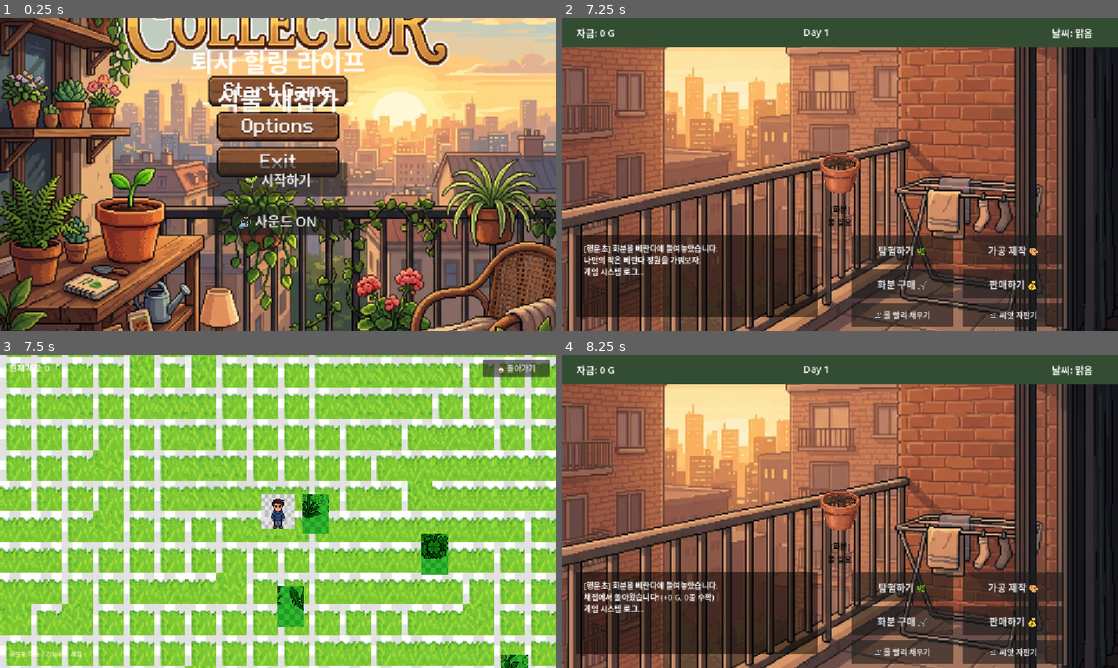
Above: before the commit, frames 1-4 (two rows, left to right).
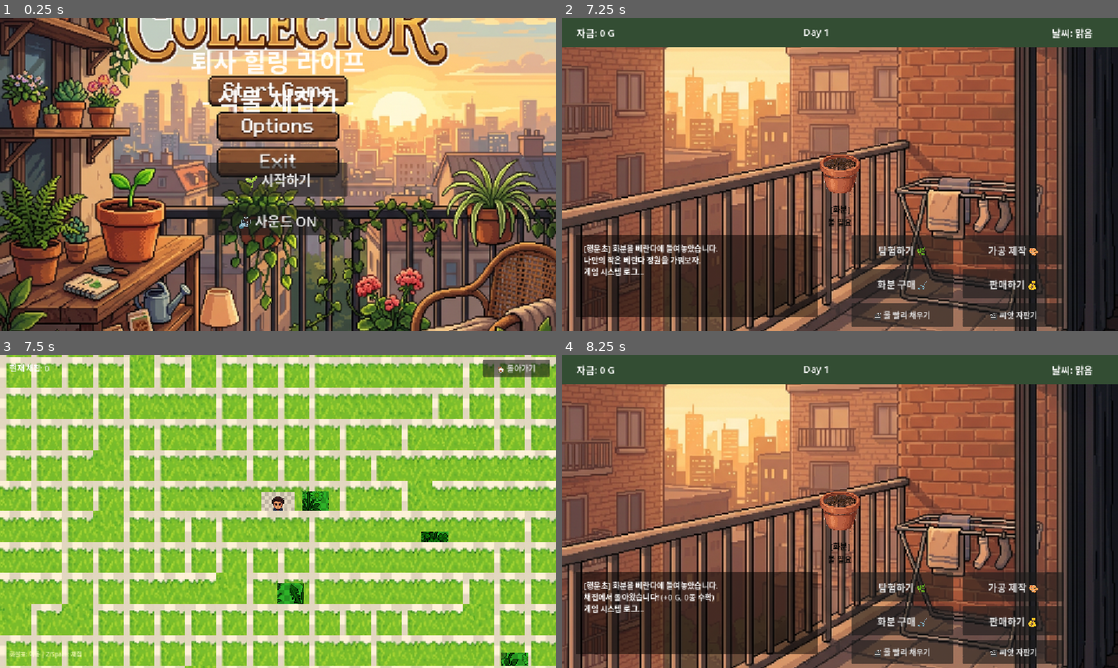
Above: after the commit, the same moments.

Repository: 9959930-code/plant-collector-game
Game: Godot game, scene res://Scenes/TitleScreen.tscn
The game is run twice, just before and just after one commit, with the same random seed, the same clock (stepped at 60 frames per second) and the same inputs.
Inputs (mouse positions are in pixels of both pictures, inside the frame that each line leads up to):
- Up to frame 1 (0.25 s): no input
- Up to frame 2 (7.25 s): click "🌱 시작하기" at 0.5 s; tap Enter (ui_accept) at 1.25, 1.52, 2.27, 3.5, 3.77, 4.52, 5.27, 5.75, 6.77 s; move the mouse to (962, 158) at 1.27 s; hold Right (ui_right) 1.28-2.03 s; tap Space every 0.75 s from 1.35 to 6.6 s; click (962, 158) at 1.42 s; move the mouse to (728, 190) at 2.02 s; hold Down (ui_down) 2.03-2.78 s; move the mouse to (895, 105) at 2.77 s; hold Right (ui_right) 2.78-3.53 s; move the mouse to (812, 237) at 3.52 s; hold Up (ui_up) 3.53-4.28 s; click (812, 237) at 3.67 s; move the mouse to (1006, 221) at 4.27 s; hold Left (ui_left) 4.28-5.78 s; move the mouse to (673, 127) at 5.02 s; move the mouse to (867, 174) at 5.77 s; hold Down (ui_down) 5.78-6.53 s; click (867, 174) at 5.92 s; move the mouse to (756, 96) at 6.52 s; hold Right (ui_right) from 6.53 s (still down)
- Up to frame 3 (7.5 s): release Right (ui_right) at 7.25 s; click "탐험하기 🌿" at 7.25 s
- Up to frame 4 (8.25 s): click "🏠 돌아가기" at 8 s

Frames 1-2 are identical in both runs. In frame 3, 33% of the frame differs, in the area x 0-100%, y 0-100%; in frame 4, nothing differs.

Commit message:
✨ Phase 1.5 그래픽 고도화: Y-sort, 그림자, 노을 조명, 흙먼지 파티클
- Player, WildPlant: 둥근 패널(Panel)을 이용해 타원형 그림자 레이어 추가
- Player, WildPlant, FieldMap: y_sort_enabled 활성화로 2.5D 깊이감(가려짐) 구현
- Player: 걸어다닐 때 발밑에서 나오는 CPUParticles2D 흙먼지 퍼포먼스 추가
- FieldMap: CanvasModulate를 활용한 따뜻한 노을빛 무드(Color(1, 0.95, 0.85))를 화면 전체에 필터링

Diff:
--- a/Scenes/FieldMap.tscn
+++ b/Scenes/FieldMap.tscn
@@ -10,7 +10,11 @@
 size = Vector2(20, 960)
 
 [node name="FieldMap" type="Node2D"]
+y_sort_enabled = true
 script = ExtResource("1_fm")
+
+[node name="CanvasModulate" type="CanvasModulate" parent="."]
+color = Color(1, 0.95, 0.85, 1)
 
 [node name="Player" parent="." instance=ExtResource("3_player")]
 position = Vector2(640, 480)
--- a/Scenes/Player.tscn
+++ b/Scenes/Player.tscn
@@ -1,17 +1,57 @@
-[gd_scene load_steps=3 format=3 uid="uid://player_scene"]
+[gd_scene load_steps=6 format=3 uid="uid://player_scene"]
 
 [ext_resource type="Script" path="res://Scripts/Player.gd" id="1_player"]
+
+[sub_resource type="StyleBoxFlat" id="StyleBoxFlat_shadow"]
+bg_color = Color(0, 0, 0, 0.4)
+corner_radius_top_left = 10
+corner_radius_top_right = 10
+corner_radius_bottom_right = 10
+corner_radius_bottom_left = 10
 
 [sub_resource type="RectangleShape2D" id="RectangleShape2D_player"]
 size = Vector2(10, 6)
 
+[sub_resource type="Curve" id="Curve_dust"]
+_data = [Vector2(0, 1), 0.0, 0.0, 0, 0, Vector2(1, 0), 0.0, 0.0, 0, 0]
+
+[sub_resource type="Gradient" id="Gradient_dust"]
+colors = PackedColorArray(0.8, 0.7, 0.5, 0.8, 0.8, 0.75, 0.55, 0)
+
 [node name="Player" type="CharacterBody2D"]
+y_sort_enabled = true
 script = ExtResource("1_player")
 collision_layer = 1
 collision_mask = 1
 
+[node name="Shadow" type="Panel" parent="."]
+offset_left = -6.0
+offset_top = 4.0
+offset_right = 6.0
+offset_bottom = 10.0
+theme_override_styles/panel = SubResource("StyleBoxFlat_shadow")
+
 [node name="AnimatedSprite2D" type="AnimatedSprite2D" parent="."]
 scale = Vector2(0.22, 0.22)
+offset = Vector2(0, -10)
+
+[node name="DustParticles" type="CPUParticles2D" parent="."]
+position = Vector2(0, 6)
+emitting = false
+amount = 6
+lifetime = 0.4
+explosiveness = 0.1
+emission_shape = 3
+emission_rect_extents = Vector2(4, 1)
+direction = Vector2(0, -1)
+spread = 30.0
+gravity = Vector2(0, 0)
+initial_velocity_min = 10.0
+initial_velocity_max = 20.0
+scale_amount_min = 2.0
+scale_amount_max = 4.0
+scale_amount_curve = SubResource("Curve_dust")
+color_ramp = SubResource("Gradient_dust")
 
 [node name="CollisionShape2D" type="CollisionShape2D" parent="."]
 position = Vector2(0, 4)
--- a/Scenes/WildPlant.tscn
+++ b/Scenes/WildPlant.tscn
@@ -1,15 +1,31 @@
-[gd_scene load_steps=2 format=3 uid="uid://wild_plant_scene"]
+[gd_scene load_steps=3 format=3 uid="uid://wild_plant_scene"]
 
 [ext_resource type="Script" path="res://Scripts/WildPlant.gd" id="1_wp"]
 
+[sub_resource type="StyleBoxFlat" id="StyleBoxFlat_shadow"]
+bg_color = Color(0, 0, 0, 0.3)
+corner_radius_top_left = 6
+corner_radius_top_right = 6
+corner_radius_bottom_right = 6
+corner_radius_bottom_left = 6
+
 [node name="WildPlant" type="StaticBody2D"]
+y_sort_enabled = true
 script = ExtResource("1_wp")
 collision_layer = 2
 collision_mask = 0
 
+[node name="Shadow" type="Panel" parent="."]
+offset_left = -5.0
+offset_top = -2.0
+offset_right = 5.0
+offset_bottom = 3.0
+theme_override_styles/panel = SubResource("StyleBoxFlat_shadow")
+
 [node name="Sprite2D" type="Sprite2D" parent="."]
 scale = Vector2(0.8, 0.8)
 modulate = Color(0.2, 0.8, 0.2, 1)
+offset = Vector2(0, -8)
 
 [node name="CollisionShape2D" type="CollisionShape2D" parent="."]
 
--- a/Scripts/FieldMap.gd
+++ b/Scripts/FieldMap.gd
@@ -32,8 +32,9 @@
 		update_ui()
 
 func _generate_procedural_map():
-	# 동적 타일맵 레이어 생성 (통짜 이미지가 아닌 진짜 게임맵)
+	# 동적 타일맵 레이어 생성
 	tilemap = TileMapLayer.new()
+	tilemap.y_sort_enabled = true
 	add_child(tilemap)
 	move_child(tilemap, 0)
 
--- a/Scripts/Player.gd
+++ b/Scripts/Player.gd
@@ -7,6 +7,7 @@
 
 @onready var anim_sprite = $AnimatedSprite2D
 @onready var interact_ray = $InteractRay
+@onready var dust_particles = $DustParticles
 
 var direction = "down"
 var is_moving = false
@@ -96,8 +97,10 @@
 func update_animation():
 	if is_moving:
 		anim_sprite.play("walk_" + direction)
+		dust_particles.emitting = true
 	else:
 		anim_sprite.play("idle_" + direction)
+		dust_particles.emitting = false
 
 func _unhandled_input(event):
 	if event.is_action_pressed("ui_accept"):
